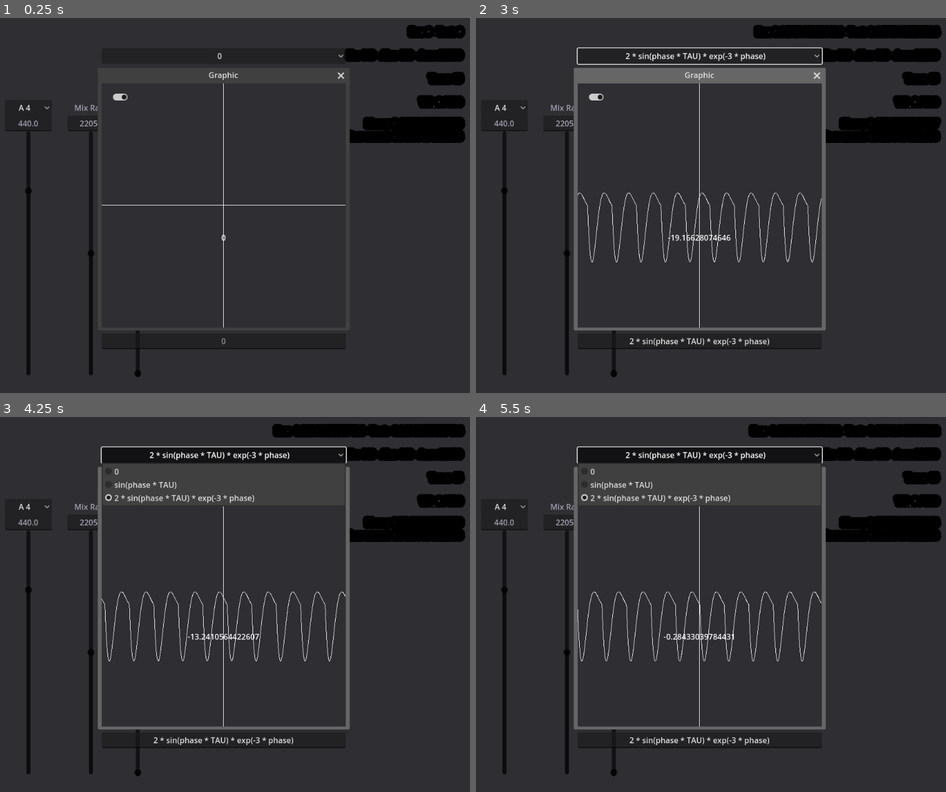
Above: before the commit, frames 1-4 (two rows, left to right).
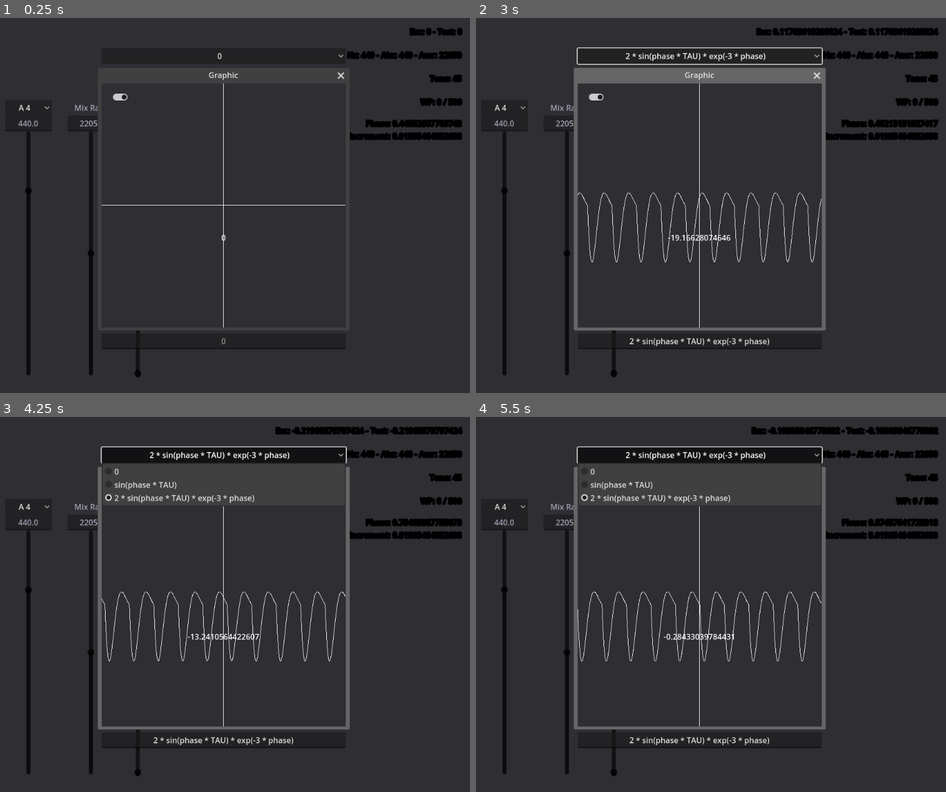
Above: after the commit, the same moments.

Repository: ArthdevhalNekiu/AudioStreamGenerator
Game: Godot game, scene res://scenes/main.tscn
Same seed, same stepped clock (60 frames per second), same inputs: the game is played once before the commit and once after it.
Inputs (mouse positions are in pixels of both pictures, inside the frame that each line leads up to):
- Up to frame 1 (0.25 s): no input
- Up to frame 2 (3 s): click (701, 340) at 0.52 s; type "12" at 0.6 s; click "A 4" at 1.25 s; click "0" at 2 s; click (598, 96) at 2.75 s
- Up to frame 3 (4.25 s): click "2 * sin(phase * TAU) * exp(-3…" at 3.5 s
- Up to frame 4 (5.5 s): click "A 4" at 4.25 s; click "2 * sin(phase * TAU) * exp(-3…" at 5 s

The runs differ from the first frame. In frame 1, 1.9% of the frame differs, in the area x 73-100%, y 1-34%; in frame 2, 2.4%; in frame 3, 2.4%; in frame 4, 2.4%, in the area x 57-100%, y 1-34%.

Commit message:
Add files via upload

Diff:
--- a/scenes/main.tscn
+++ b/scenes/main.tscn
@@ -37,7 +37,7 @@
 offset_bottom = 44.0
 grow_horizontal = 2
 theme_override_colors/font_color = Color(0, 0, 0, 1)
-theme_override_constants/outline_size = 32
+theme_override_constants/outline_size = 8
 text = "Info"
 vertical_alignment = 1
 text_direction = 2
@@ -52,7 +52,7 @@
 offset_bottom = 92.0
 grow_horizontal = 2
 theme_override_colors/font_color = Color(0, 0, 0, 1)
-theme_override_constants/outline_size = 32
+theme_override_constants/outline_size = 8
 text = "Info"
 vertical_alignment = 1
 text_direction = 2
@@ -67,7 +67,7 @@
 offset_bottom = 140.0
 grow_horizontal = 2
 theme_override_colors/font_color = Color(0, 0, 0, 1)
-theme_override_constants/outline_size = 32
+theme_override_constants/outline_size = 8
 text = "Info"
 vertical_alignment = 1
 text_direction = 2
@@ -82,7 +82,7 @@
 offset_bottom = 188.0
 grow_horizontal = 2
 theme_override_colors/font_color = Color(0, 0, 0, 1)
-theme_override_constants/outline_size = 32
+theme_override_constants/outline_size = 8
 text = "Info"
 vertical_alignment = 1
 text_direction = 2
@@ -97,7 +97,7 @@
 offset_bottom = 236.0
 grow_horizontal = 2
 theme_override_colors/font_color = Color(0, 0, 0, 1)
-theme_override_constants/outline_size = 32
+theme_override_constants/outline_size = 8
 text = "Info"
 vertical_alignment = 1
 text_direction = 2
